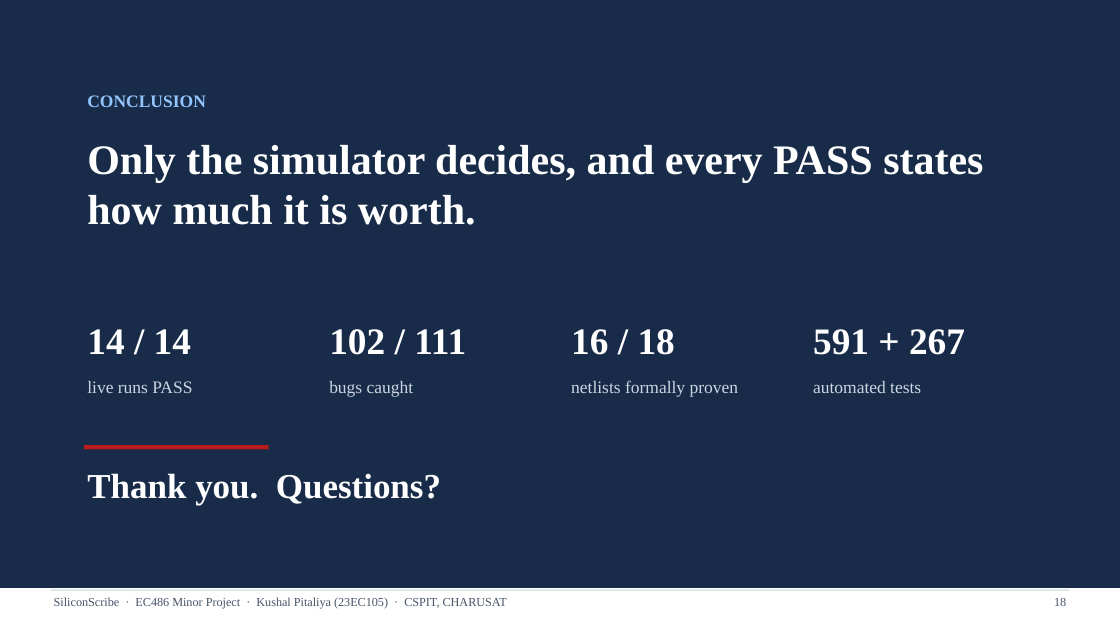
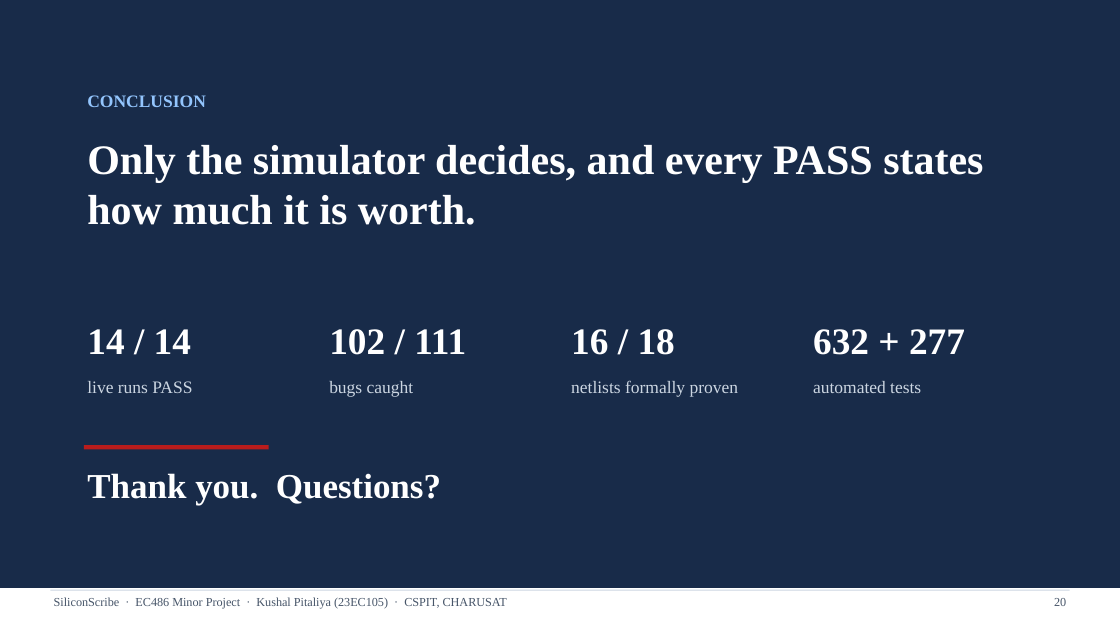
Before and after one commit to k-pitaliya/siliconscribe, a slide deck: slide 20 of docs/23EC105_Kushal_Pitaliya_SiliconScribe_Viva_Presentation.pptx (slide 18 before the commit). Drawn at 1120x630 pixels with LibreOffice and Linux fonts; fonts in the diff are those of the drawing. Boxes give left, top, right and bottom in pixels: in the first picture for what was removed or moved away, otherwise in the second. Text is boxed around its words. In the diff, an @@ line names an element or a change of style, - is before the commit and + after.

```diff
--- a/docs/23EC105_Kushal_Pitaliya_SiliconScribe_Viva_Presentation.pptx
+++ b/docs/23EC105_Kushal_Pitaliya_SiliconScribe_Viva_Presentation.pptx
@@ text at box(813, 329, 965, 355): text changed @@
-591 + 267
+632 + 277
@@ text at box(1054, 598, 1066, 606): text changed @@
-18
+20
```
Also in this commit, not shown: 6 other slides changed, 2 slides added, 34 other files.
